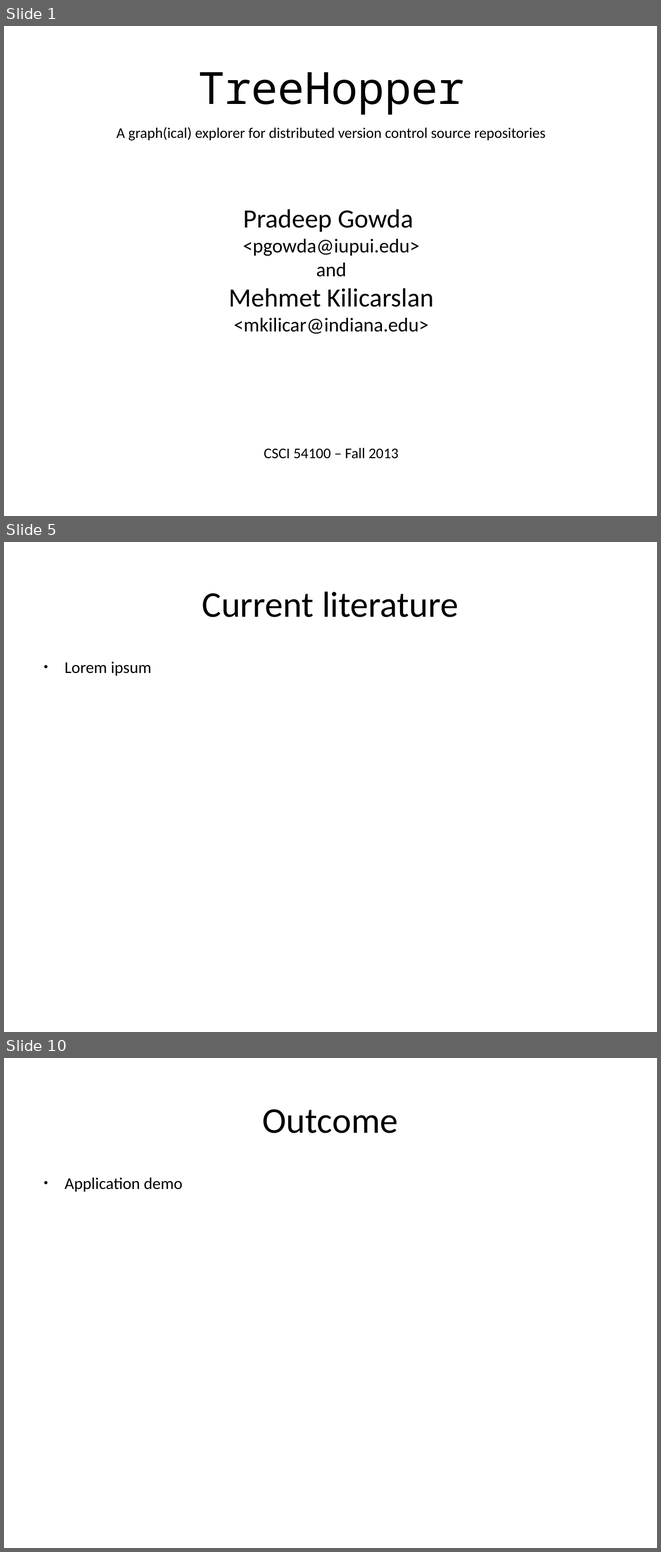
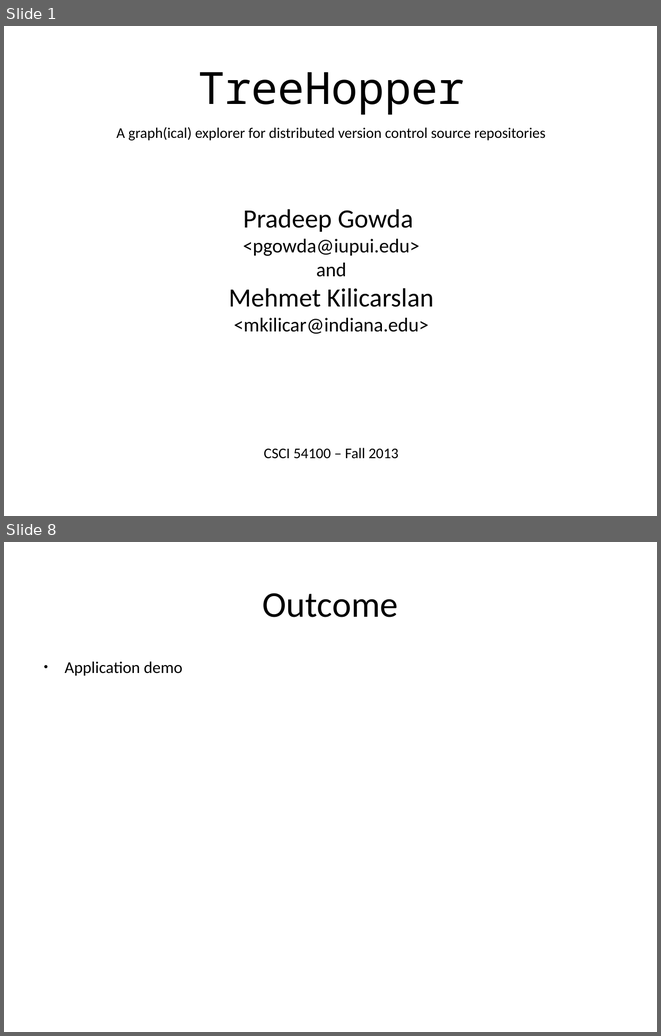
Before and after one commit to btbytes/treehopper, a slide deck: presentation/treehopper.odp. Shown one above the other, each under a label of ours: slides 1, 5 and 10 before the commit, slides 1 and 8 after it; the slides between them are not shown. The pictures are 661x1552 and 661x1036 pixels, drawn with LibreOffice and Linux fonts; fonts in the diff are those of the drawing. Boxes give left, top, right and bottom in pixels: in the first picture for what was removed or moved away, otherwise in the second. Text is boxed around its words. In the diff, an @@ line names an element or a change of style, - is before the commit and + after.

```diff
--- a/presentation/treehopper.odp
+++ b/presentation/treehopper.odp
@@ slide 5 removed at <box>4,542,657,1032</box>, background #FFFFFF @@
@@ title removed at <box>202,591,458,617</box> @@
-Current literature
@@ text removed at <box>64,661,152,676</box> @@
-● Lorem ipsum
@@ what was slide 10 is now slide 8 @@
```
Also in this commit, not shown: 3 slides changed, 4 slides added, 7 other slides removed, 2 other files.
